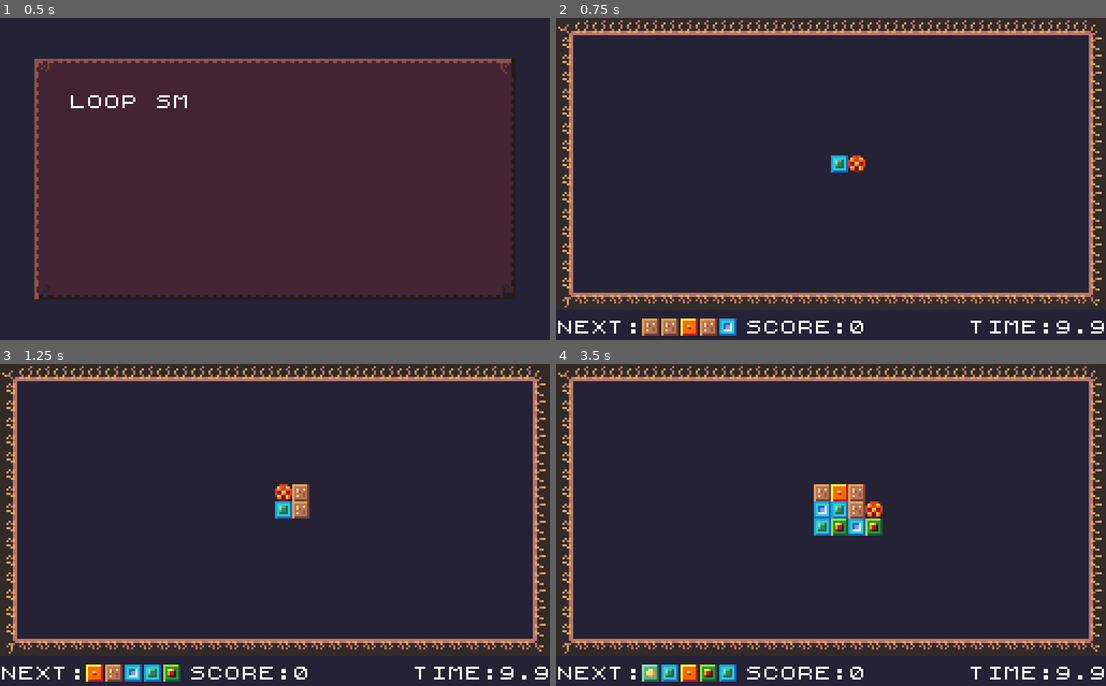
Above: before the commit, frames 1-4 (two rows, left to right).
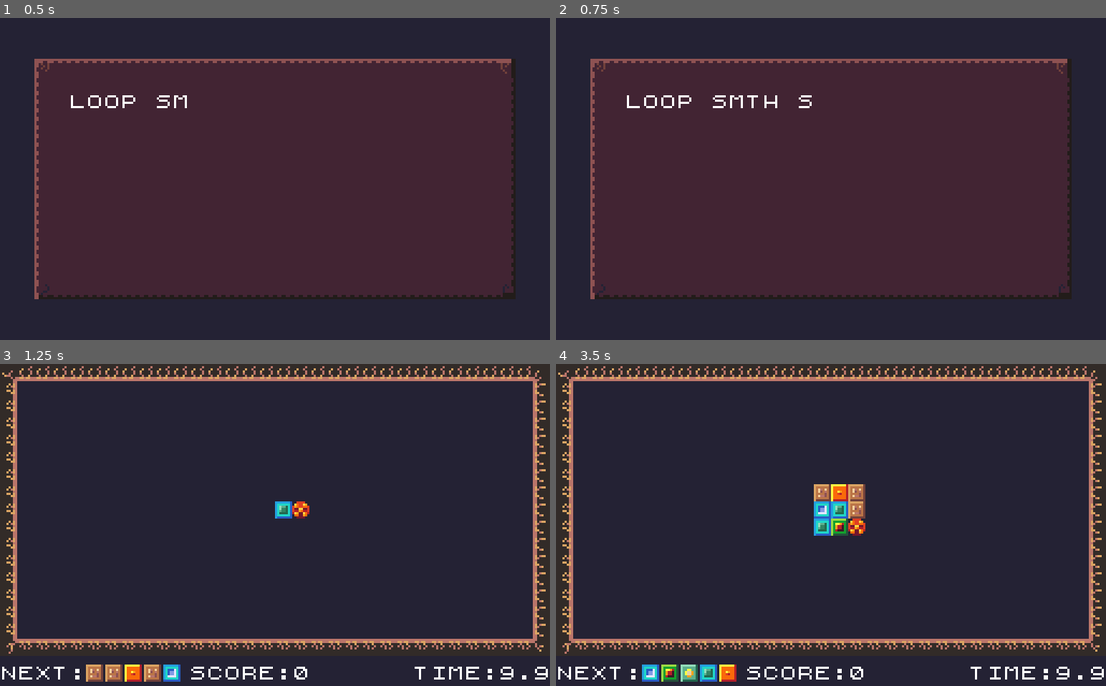
Above: after the commit, the same moments.

Repository: mbrezu/LD47
Game: Godot game, scene res://scenes/main.tscn
The game is run twice, just before and just after one commit, with the same random seed, the same clock (stepped at 60 frames per second) and the same inputs.
Inputs:
- Up to frame 1 (0.5 s): no input
- Up to frame 2 (0.75 s): tap Space (ui_select) at 0.6 s
- Up to frame 3 (1.25 s): tap Space (ui_select) at 0.77, 1.07 s
- Up to frame 4 (3.5 s): tap Space (ui_select) at 1.35, 1.52, 1.82, 2.1, 2.85, 3.02, 3.32 s

Frame 1 is identical in both runs. In frame 2, 71% of the frame differs, in the area x 0-100%, y 0-99%; in frame 3, 1.1%; in frame 4, 1.3%.

Commit message:
tweaks.

Diff:
--- a/godot/scenes/main.gd
+++ b/godot/scenes/main.gd
@@ -6,6 +6,7 @@
 
 var _state = Consts.GameState.NOTHING
 var _next_state = []
+var _fresh_state = false
 
 
 func _ready():
@@ -15,7 +16,7 @@
 func _process(_delta):
 	if not _next_state.empty():
 		_handle_state_transition(_state, _next_state.pop_front())
-	if Input.is_action_just_pressed("ui_select"):
+	if Input.is_action_just_pressed("ui_select") and not _fresh_state:
 		_handle_space_pressed()
 
 
@@ -37,30 +38,36 @@
 	match [_current, _desired]:
 		[Consts.GameState.NOTHING, Consts.GameState.MENU]:
 			_show_menu()
-			_state = _desired
+			_set_state(_desired)
 			return
 		[Consts.GameState.MENU, Consts.GameState.IN_GAME]:
 			Utils.delete_children($menu_layer)
 			_new_game()
-			_state = _desired
+			_set_state(_desired)
 			return
 		[Consts.GameState.IN_GAME, Consts.GameState.GAME_OVER]:
 			_show_game_over()
-			_state = _desired
+			_set_state(_desired)
 			return
 		[Consts.GameState.GAME_OVER, Consts.GameState.MENU]:
 			Utils.delete_children($game_layer)
 			_show_menu()
-			_state = _desired
+			_set_state(_desired)
 			return
 		[_, Consts.GameState.NOTHING]:
 			Utils.delete_children($menu_layer)
 			Utils.delete_children($game_layer)
-			_state = _desired
+			_set_state(_desired)
 			return
 	print("main: can't match state")
 	_next_state.push_back(Consts.GameState.NOTHING)
 	_next_state.push_back(_desired)
+
+
+func _set_state(desired):
+	_state = desired
+	_fresh_state = true
+	$space_block_timer.start()
 
 
 func _show_game_over():
@@ -107,3 +114,8 @@
 	panel.text_at(8, 2, "GAME BY MBREZU, LEONEL")
 	panel.text_at(9, 2, "AND CRISTI_ABY")
 	panel.text_at(11, 2, "MADE FOR LUDUM DARE 47")
+
+
+
+func _on_space_block_timer_timeout():
+	_fresh_state = false
--- a/godot/scenes/main.tscn
+++ b/godot/scenes/main.tscn
@@ -14,3 +14,7 @@
 [node name="game_layer" type="Node2D" parent="."]
 
 [node name="menu_layer" type="Node2D" parent="."]
+
+[node name="space_block_timer" type="Timer" parent="."]
+one_shot = true
+[connection signal="timeout" from="space_block_timer" to="." method="_on_space_block_timer_timeout"]
